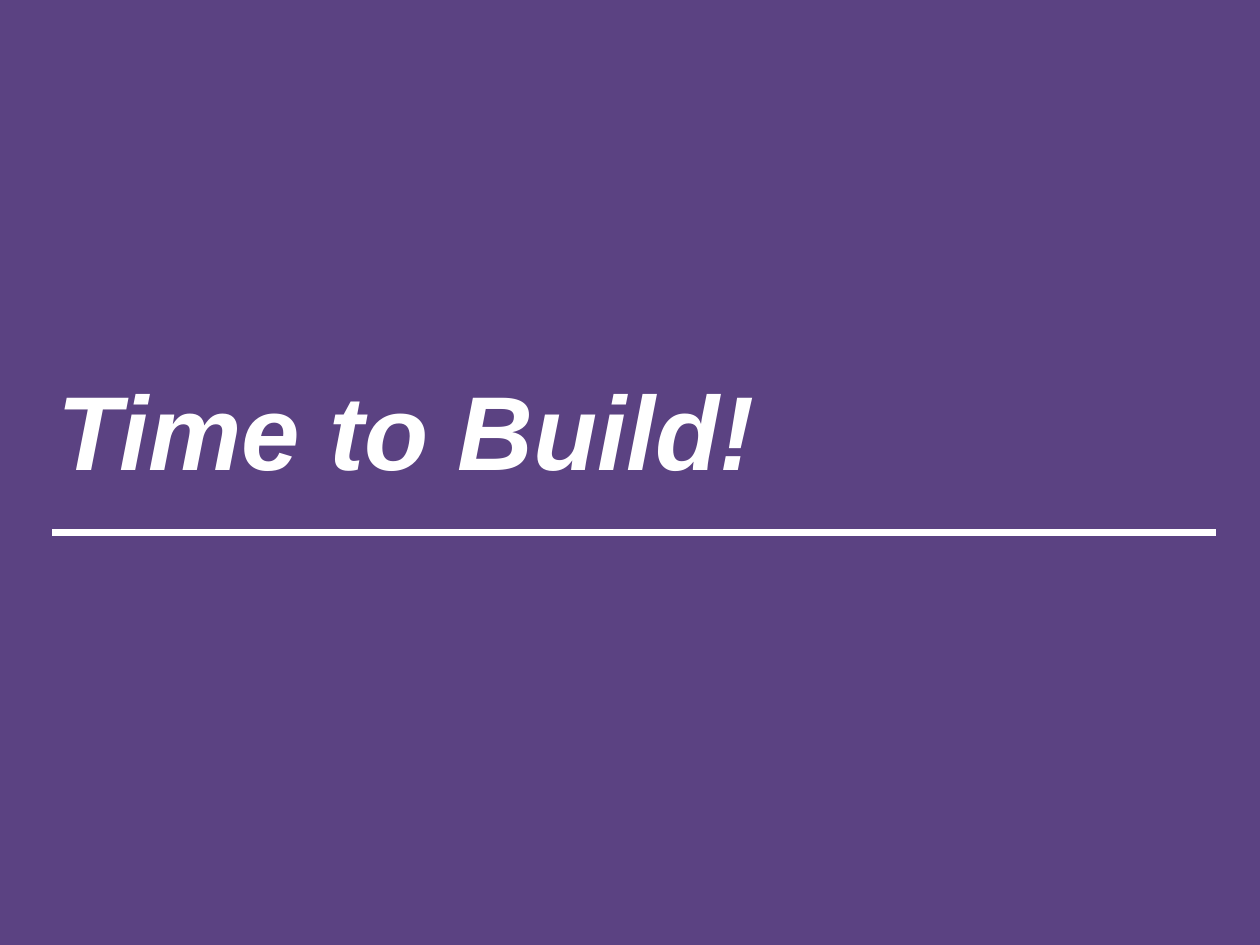
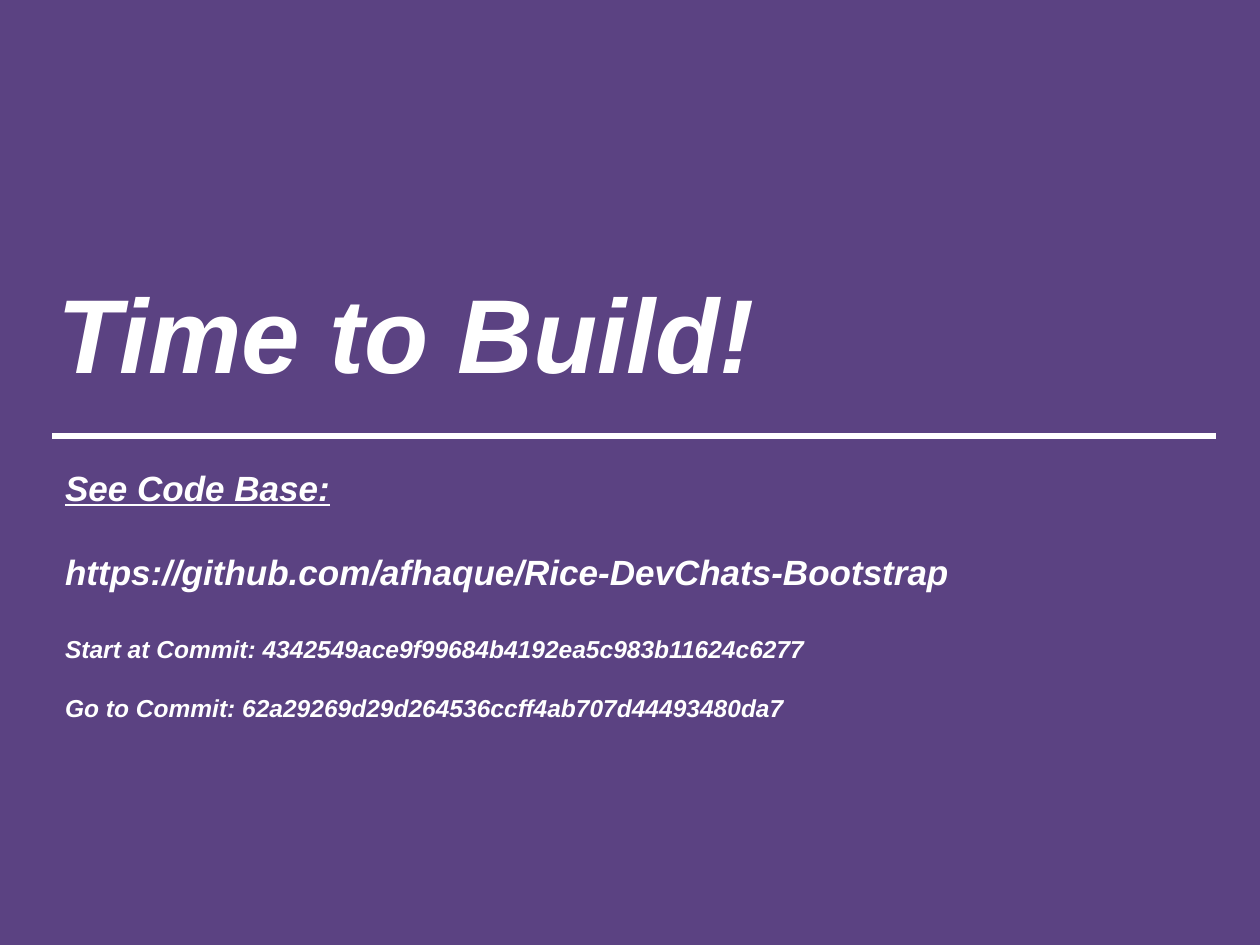
Before and after one commit to afhaque/Rice-DevChats-Bootstrap, a slide deck: slide 46 of slides/AHaque_Bootstrap-Presentation_1-24-15.pptx (slide 43 before the commit). Drawn at 1260x945 pixels with LibreOffice and Linux fonts; fonts in the diff are those of the drawing. Boxes give left, top, right and bottom in pixels: in the first picture for what was removed or moved away, otherwise in the second. Text is boxed around its words. In the diff, an @@ line names an element or a change of style, - is before the commit and + after.

```diff
--- a/slides/AHaque_Bootstrap-Presentation_1-24-15.pptx
+++ b/slides/AHaque_Bootstrap-Presentation_1-24-15.pptx
@@ title "Time to Build!": place and size @@
-title "Time to Build!" at (57, 394, 754, 471)
+title "Time to Build!" at (57, 297, 754, 374)
@@ rectangle: place and size @@
-rectangle at (52, 529, 1216, 536)
+rectangle at (52, 432, 1216, 438)
@@ text added at (65, 475, 948, 718), 14 pt, text #FFFFFF, bold, italic @@
+See Code Base:
+https://github.com/afhaque/Rice-DevChats-Bootstrap
+Start at Commit: 4342549ace9f99684b4192ea5c983b11624c6277
+Go to Commit: 62a29269d29d264536ccff4ab707d44493480da7
```
Also in this commit, not shown: 5 other slides changed, 9 slides added, 6 slides removed, 2 other files.
